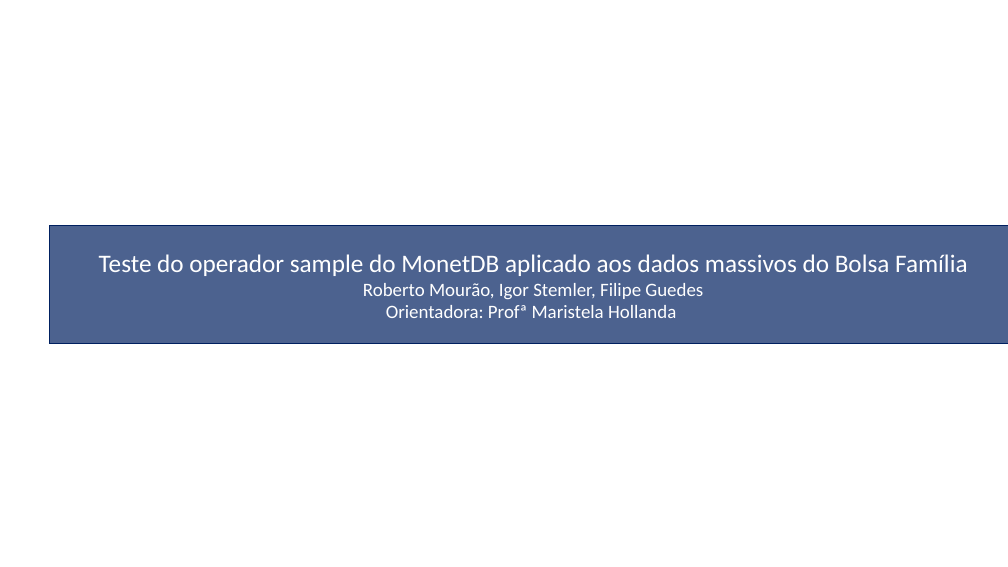
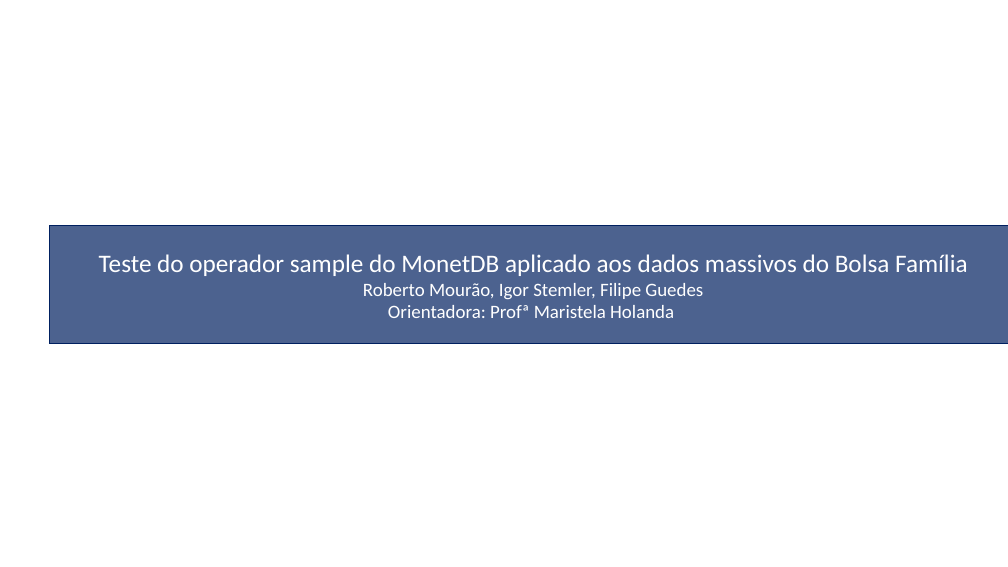
Before and after one commit to rnmourao/monet_sampling_benchmark, a slide deck: slide 1 of paper/Apresentação MonetDB v2.pptx. Drawn at 1008x567 pixels with LibreOffice and Linux fonts; fonts in the diff are those of the drawing; background and template pictures are left out. Boxes give left, top, right and bottom in pixels: in the first picture for what was removed or moved away, otherwise in the second. Text is boxed around its words. In the diff, an @@ line names an element or a change of style, - is before the commit and + after.

```diff
--- a/paper/Apresentação MonetDB v2.pptx
+++ b/paper/Apresentação MonetDB v2.pptx
@@ text in rectangle at (388, 305, 674, 318): text changed @@
-Orientadora: Profª Maristela Hollanda
+Orientadora: Profª Maristela Holanda
```
Also in this commit, not shown: 3 other slides changed.
